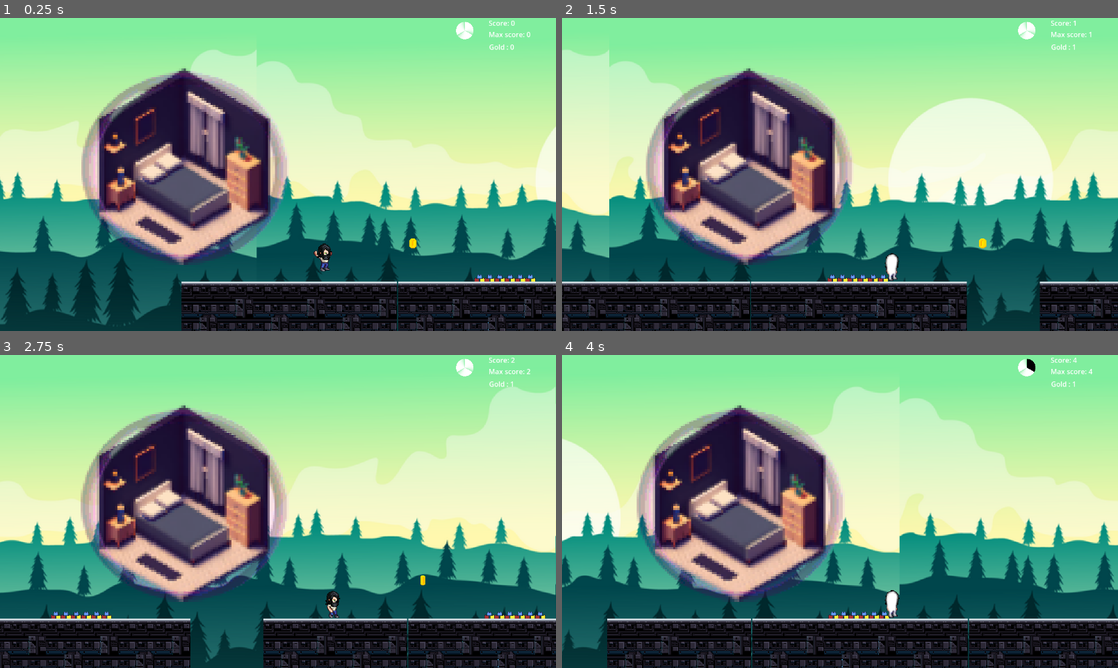
Above: before the commit, frames 1-4 (two rows, left to right).
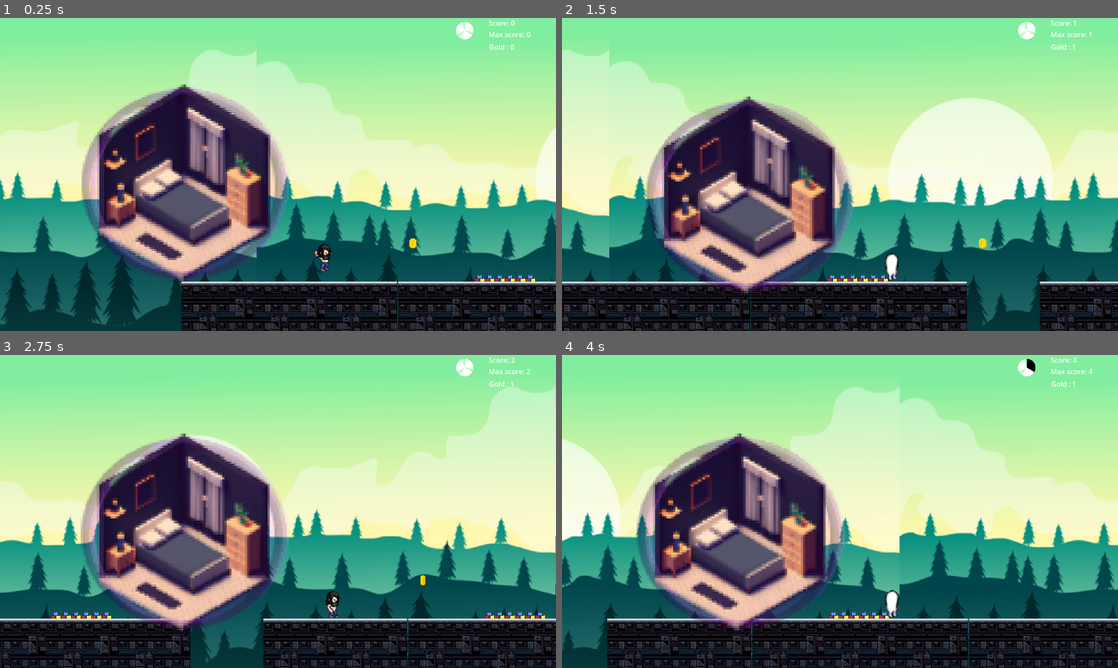
Above: after the commit, the same moments.

Repository: Narrop/Jame-Gam-17
Game: Godot game, scene res://Game.tscn
The game is run twice, just before and just after one commit, with the same random seed, the same clock (stepped at 60 frames per second) and the same inputs. The engine's default icon, where the game draws it, is replaced by a stand-in: a white triangle on a blue panel in a dark square.
Inputs:
- Up to frame 1 (0.25 s): no input
- Up to frame 2 (1.5 s): tap Enter (ui_accept) at 0.5, 0.77 s; hold Right (ui_right) from 0.53 s (still down)
- Up to frame 3 (2.75 s): tap Enter (ui_accept) at 1.52 s; release Right (ui_right) at 2.03 s; hold Left (ui_left) from 2.03 s (still down)
- Up to frame 4 (4 s): release Left (ui_left) at 2.78 s; hold Right (ui_right) from 2.78 s (still down); tap Enter (ui_accept) at 3.02, 3.77 s

The runs differ from the first frame. In frame 1, 14% of the frame differs, in the area x 14-52%, y 16-84%; in frame 2, 17%; in frame 3, 17%, in the area x 14-52%, y 16-88%; in frame 4, 17%.

Commit message:
Update Room.gd

Diff:
--- a/Scenes/Actors/Rooms/Room.gd
+++ b/Scenes/Actors/Rooms/Room.gd
@@ -4,6 +4,7 @@
 
 var combat_mode = false
 
+@onready var h_diff = global_position.y - get_parent().get_node("Player").global_position.y
 
 # Called every frame. 'delta' is the elapsed time since the previous frame.
 func _physics_process(delta):
@@ -12,8 +13,7 @@
 		var collision = move_and_collide(velocity * delta)
 		if collision and collision.get_collider().name == "Player":
 			get_tree().reload_current_scene()
-
-
+	global_position.y = get_parent().get_node("Player").global_position.y + h_diff
 
 func _on_player_entered():
 	combat_mode = true
